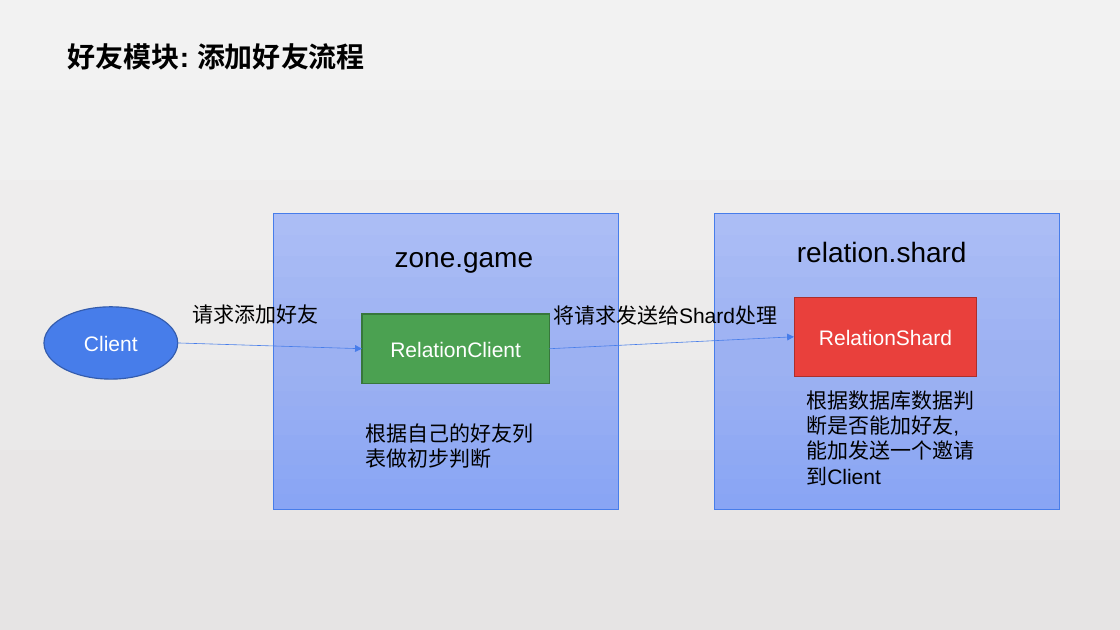
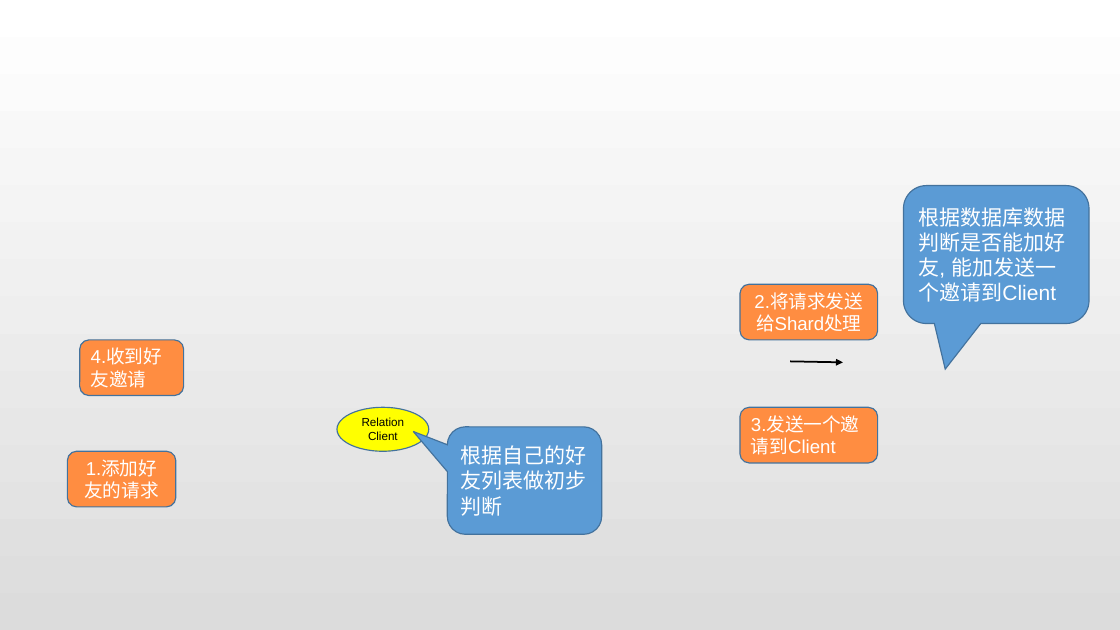
Before and after one commit to lori227/KFrame, a slide deck: slide 9 of _doc/KFrame.pptx (slide 18 before the commit). Drawn at 1120x630 pixels with LibreOffice and Linux fonts; fonts in the diff are those of the drawing; background and template pictures are left out. Boxes give left, top, right and bottom in pixels: in the first picture for what was removed or moved away, otherwise in the second. Text is boxed around its words. In the diff, an @@ line names an element or a change of style, - is before the commit and + after.

Commit message:
ppt

```diff
--- a/_doc/KFrame.pptx
+++ b/_doc/KFrame.pptx
@@ background gradient #F2F2F2 to #E6E4E4 to picture (left out) @@
@@ title removed at bbox=[68, 43, 365, 70] @@
-好友模块: 添加好友流程
@@ rounded speech box "根据数据库数据判断是否能加好友, 能加发送一个邀请到Client" at bbox=[904, 186, 1090, 323]: text colour #000000 to #FFFFFF; vertical alignment top to middle; fill none to #5B9BD5; outline none to #43739E 1 pt @@
@@ rounded speech box "根据数据库数据判断是否能加好友, 能加发送一个邀请到Client": place and size @@
-rounded speech box "根据数据库数据判断是否能加好友, 能加发送一个邀请到Client" at bbox=[806, 390, 974, 486]
+rounded speech box "根据数据库数据判断是否能加好友, 能加发送一个邀请到Client" at bbox=[904, 186, 1090, 323]
@@ rectangle removed at bbox=[273, 213, 618, 509] @@
@@ rectangle removed at bbox=[714, 213, 1059, 509] @@
@@ text removed at bbox=[395, 252, 534, 272] @@
-zone.game
@@ text removed at bbox=[797, 241, 967, 263] @@
-relation.shard
@@ rounded rectangle "2.将请求发送给Shard处理": place and size @@
-rounded rectangle "2.将请求发送给Shard处理" at bbox=[553, 302, 777, 328]
+rounded rectangle "2.将请求发送给Shard处理" at bbox=[740, 284, 878, 339]
@@ rounded rectangle "2.将请求发送给Shard处理" at bbox=[740, 284, 878, 339]: vertical alignment top to middle; fill none to #FF8D41; outline none to #43739E 1 pt @@
@@ text in rounded rectangle at bbox=[754, 293, 863, 332]: text changed; size 18 to 16 pt; text colour #000000 to #FFFFFF @@
-将请求发送给Shard处理
+2.将请求发送给Shard处理
@@ rectangle removed at bbox=[794, 297, 977, 376] @@
-RelationShard
@@ text removed at bbox=[193, 301, 319, 327] @@
-请求添加好友
@@ rectangle removed at bbox=[362, 314, 549, 384] @@
-RelationClient
@@ rounded rectangle added at bbox=[80, 340, 184, 396], fill #FF8D41, outline #43739E 1 pt, 16 pt, text #FFFFFF @@
+4.收到好友邀请
@@ arrow removed from (178, 343) to (362, 349) @@
@@ arrow removed from (549, 349) to (794, 337) @@
@@ arrow added from (791, 361) to (843, 362), #000000 1.5 pt @@
@@ ellipse "Relation Client": place and size @@
-ellipse "Relation Client" at bbox=[44, 307, 177, 379]
+ellipse "Relation Client" at bbox=[337, 408, 429, 451]
@@ ellipse "Relation Client" at bbox=[337, 408, 429, 451]: fill #477DEA to #FFFF00; outline #355CAD 1 pt to #43739E 1 pt @@
@@ text in ellipse at bbox=[362, 417, 405, 440]: text changed; size 18 to 10 pt; text colour #FFFFFF to #000000 @@
-Client
+Relation Client
@@ rounded rectangle added at bbox=[740, 408, 878, 463], fill #FF8D41, outline #43739E 1 pt, 16 pt, text #FFFFFF @@
+3.发送一个邀请到Client
@@ rounded speech box "根据自己的好友列表做初步判断": place and size @@
-rounded speech box "根据自己的好友列表做初步判断" at bbox=[365, 423, 533, 468]
+rounded speech box "根据自己的好友列表做初步判断" at bbox=[448, 427, 602, 534]
@@ rounded speech box "根据自己的好友列表做初步判断" at bbox=[448, 427, 602, 534]: text colour #000000 to #FFFFFF; vertical alignment top to middle; fill none to #5B9BD5; outline none to #43739E 1 pt @@
@@ rounded rectangle added at bbox=[67, 451, 176, 507], fill #FF8D41, outline #43739E 1 pt, 16 pt, text #FFFFFF @@
+1.添加好友的请求
```
Also in this commit, not shown: 4 other slides changed, 4 slides added, 2 slides removed, 1 other file.
